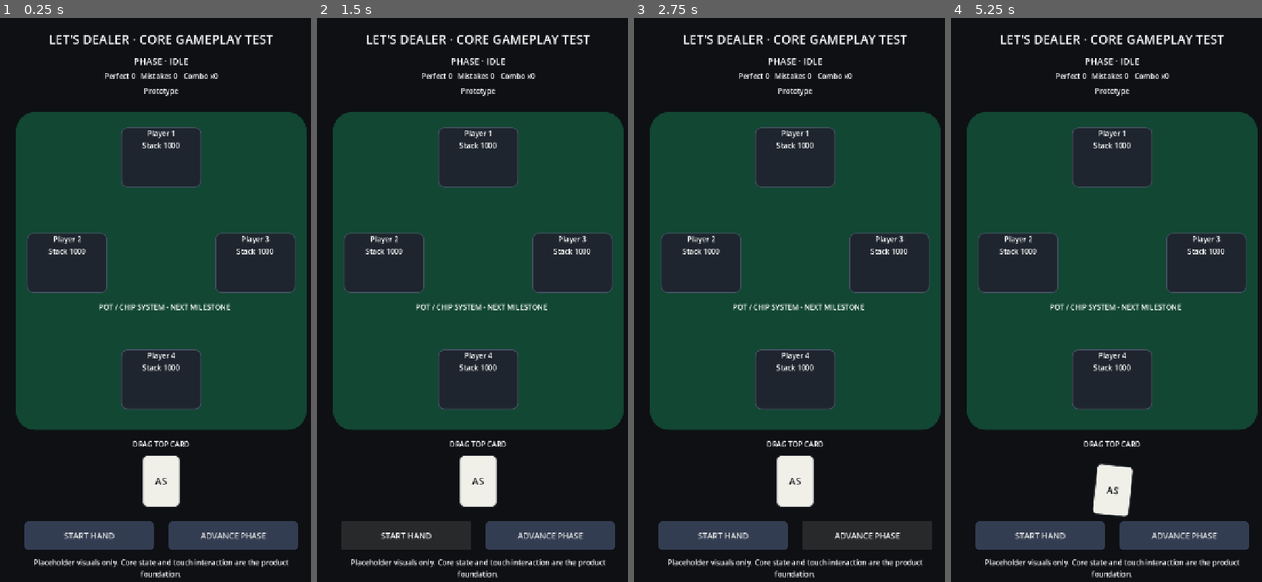
Above: before the commit, frames 1-4 (left to right).
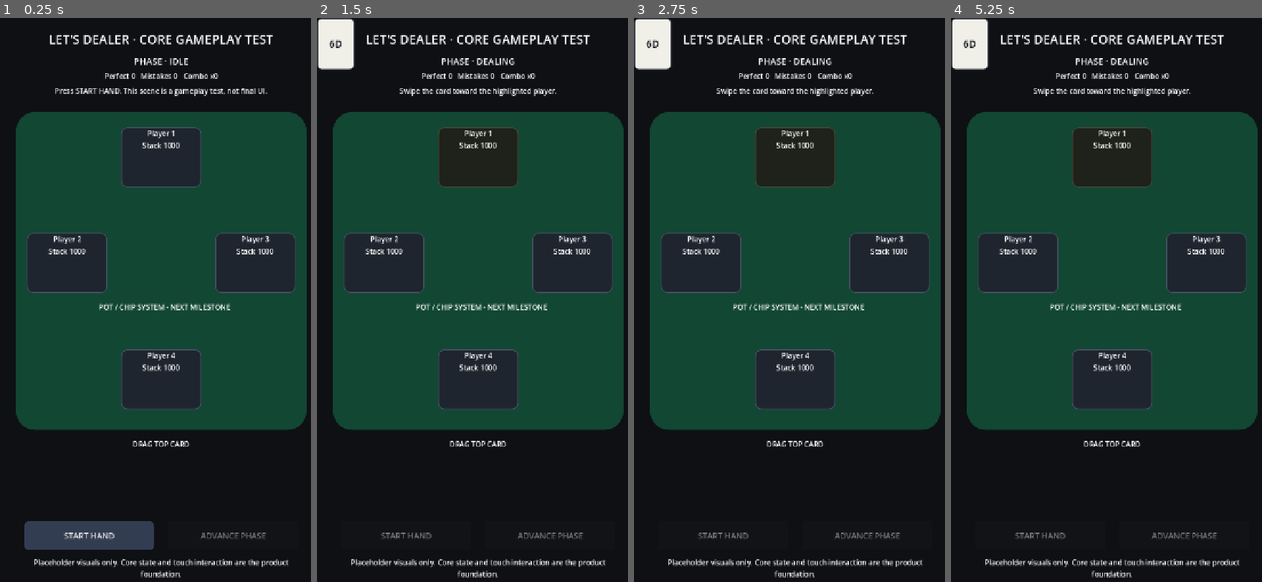
Above: after the commit, the same moments.

Repository: Queenrain9/lets-dealer
Game: Godot game, scene res://scenes/table_test.tscn
Two runs of this game, one before a commit and one after it. Both use one fixed random seed, a clock stepped at 60 frames per second and the inputs below.
Inputs (mouse positions are in pixels of both pictures, inside the frame that each line leads up to):
- Up to frame 1 (0.25 s): no input
- Up to frame 2 (1.5 s): click "START HAND" at 0.5 s; click (407, 536) at 1.25 s, where only the run before the commit has a clickable "START HAND"
- Up to frame 3 (2.75 s): click (867, 536) at 2 s, where only the run before the commit has a clickable "ADVANCE PHASE"
- Up to frame 4 (5.25 s): click (1184, 536) at 2.75 s, where only the run before the commit has a clickable "ADVANCE PHASE"; click (1041, 536) at 3.5 s, where only the run before the commit has a clickable "START HAND"; click (1184, 536) at 4.25 s, where only the run before the commit has a clickable "ADVANCE PHASE"; tap Enter at 5 s; drag from (1112, 480) to (1143, 175) at 5.02 s

The runs differ from the first frame. In frame 1, 3.7% of the frame differs, in the area x 17-96%, y 12-95%; in frame 2, 5.3%; in frame 3, 5.3%; in frame 4, 7.2%, in the area x 0-96%, y 0-95%.
Error before the commit: Invalid access to property or key 'drag_moved' on a base object of type 'PanelContainer (DraggableCard)'. (res://scripts/gameplay/table_test.gd:38)
Error after the commit: Cannot call method 'get_children' on a null value. (res://scripts/gameplay/table_test.gd:220)

Commit message:
feat: deal cards by directional swipe and snap

Diff:
--- a/scripts/gameplay/table_test.gd
+++ b/scripts/gameplay/table_test.gd
@@ -1,4 +1,7 @@
 extends Control
+
+const MIN_SWIPE_DISTANCE: float = 42.0
+const MIN_DIRECTION_SCORE: float = 0.35
 
 @onready var phase_label: Label = $PhaseLabel
 @onready var stats_label: Label = $StatsLabel
@@ -10,9 +13,11 @@
 
 var game: DealerGameState = DealerGameState.new()
 var seat_views: Array[SeatView] = []
+var card_zone_panels: Array[Control] = []
+var card_rows: Array[HBoxContainer] = []
 
 func _ready() -> void:
-	var table_config := load("res://data/table_configs/prototype_table.tres") as TableConfig
+	var table_config: TableConfig = load("res://data/table_configs/prototype_table.tres") as TableConfig
 	if table_config == null:
 		push_error("Could not load prototype table configuration.")
 		return
@@ -26,8 +31,22 @@
 		$TableSurface/Seat3,
 	]
 
+	card_zone_panels = [
+		$TableSurface/CardZone0,
+		$TableSurface/CardZone1,
+		$TableSurface/CardZone2,
+		$TableSurface/CardZone3,
+	]
+
+	card_rows = [
+		$TableSurface/CardZone0/Cards,
+		$TableSurface/CardZone1/Cards,
+		$TableSurface/CardZone2/Cards,
+		$TableSurface/CardZone3/Cards,
+	]
+
 	for seat_view in seat_views:
-		var seat := game.table.get_seat(seat_view.seat_index)
+		var seat: PlayerSeat = game.table.get_seat(seat_view.seat_index)
 		seat_view.configure(seat.seat_index, seat.display_name, seat.stack)
 
 	game.phase_changed.connect(_on_phase_changed)
@@ -35,8 +54,7 @@
 	game.mistake_recorded.connect(_on_mistake_recorded)
 	game.hand_completed.connect(_on_hand_completed)
 
-	card_drag.drag_moved.connect(_on_card_drag_moved)
-	card_drag.drag_released.connect(_on_card_released)
+	card_drag.swipe_released.connect(_on_card_swipe_released)
 	start_hand_button.pressed.connect(_on_start_hand_pressed)
 	advance_button.pressed.connect(_on_advance_pressed)
 
@@ -48,7 +66,7 @@
 	_clear_hand_visuals()
 	game.start_hand()
 	_arm_next_card()
-	hint_label.text = "Drag the top card to the highlighted seat."
+	hint_label.text = "Swipe the card toward the highlighted player."
 	_refresh_ui()
 
 func _on_advance_pressed() -> void:
@@ -70,33 +88,103 @@
 		HandState.Phase.COMPLETE:
 			hint_label.text = "Hand complete. Start the next hand."
 
-func _on_card_drag_moved(pointer_position: Vector2) -> void:
-	for seat_view in seat_views:
-		seat_view.set_hovered(seat_view.get_drop_rect().has_point(pointer_position))
-
-func _on_card_released(pointer_position: Vector2) -> void:
-	var dropped_seat_index := -1
-
-	for seat_view in seat_views:
-		seat_view.set_hovered(false)
-		if seat_view.get_drop_rect().has_point(pointer_position):
-			dropped_seat_index = seat_view.seat_index
-
-	if dropped_seat_index < 0:
-		hint_label.text = "Drop the card on a player seat."
+func _on_card_swipe_released(start_position: Vector2, end_position: Vector2) -> void:
+	if game.table.hand.phase != HandState.Phase.DEALING:
+		card_drag.snap_home()
+		return
+
+	var swipe_delta: Vector2 = end_position - start_position
+	if swipe_delta.length() < MIN_SWIPE_DISTANCE:
+		card_drag.snap_home()
+		hint_label.text = "Use a short swipe toward the highlighted player."
+		return
+
+	var target_seat_index: int = _resolve_swipe_target(start_position, end_position)
+	if target_seat_index < 0:
+		card_drag.snap_home()
+		hint_label.text = "Swipe upward toward a player, then release."
+		return
+
+	var dealt: bool = game.try_deal_card_to_seat(target_seat_index)
+	if not dealt:
+		card_drag.snap_home()
+		_refresh_ui()
+		return
+
+	var seat: PlayerSeat = game.table.get_seat(target_seat_index)
+	var dealt_card_id: String = String(seat.hole_cards.back())
+
+	await _animate_card_to_zone(target_seat_index, dealt_card_id)
+
+	if game.table.hand.phase == HandState.Phase.DEALING:
+		hint_label.text = "Good. Swipe the next card toward the highlighted player."
 	else:
-		var dealt := game.try_deal_card_to_seat(dropped_seat_index)
-		if dealt:
-			var seat := game.table.get_seat(dropped_seat_index)
-			seat_views[dropped_seat_index].add_card(seat.hole_cards.back())
-			if game.table.hand.phase == HandState.Phase.DEALING:
-				hint_label.text = "Good. Continue dealing to the highlighted seat."
-			else:
-				hint_label.text = "Hole cards complete. Prototype betting phase is ready."
-
+		hint_label.text = "Hole cards complete. Prototype betting phase is ready."
+
+	_arm_next_card()
+	_refresh_ui()
+
+func _resolve_swipe_target(start_position: Vector2, end_position: Vector2) -> int:
+	var swipe_vector: Vector2 = end_position - start_position
+	if swipe_vector.length() < MIN_SWIPE_DISTANCE:
+		return -1
+
+	var swipe_direction: Vector2 = swipe_vector.normalized()
+	var best_index: int = -1
+	var best_score: float = -1.0
+
+	for index in range(card_zone_panels.size()):
+		var zone: Control = card_zone_panels[index]
+		var target_vector: Vector2 = zone.get_global_rect().get_center() - start_position
+		if target_vector.length_squared() <= 0.001:
+			continue
+
+		var score: float = swipe_direction.dot(target_vector.normalized())
+		if score > best_score:
+			best_score = score
+			best_index = index
+
+	if best_score < MIN_DIRECTION_SCORE:
+		return -1
+
+	return best_index
+
+func _animate_card_to_zone(seat_index: int, card_id: String) -> void:
+	var zone: Control = card_zone_panels[seat_index]
+	var target_center: Vector2 = zone.get_global_rect().get_center()
+	var target_position: Vector2 = target_center - (card_drag.size * 0.5)
+
+	card_drag.set_interaction_enabled(false)
+	await card_drag.fly_to(target_position, 0.15)
+	_add_card_to_zone(seat_index, card_id)
 	card_drag.snap_home()
-	_arm_next_card()
-	_refresh_ui()
+
+func _add_card_to_zone(seat_index: int, card_id: String) -> void:
+	var card_panel: PanelContainer = PanelContainer.new()
+	card_panel.custom_minimum_size = Vector2(44, 58)
+	card_panel.mouse_filter = Control.MOUSE_FILTER_IGNORE
+
+	var card_style: StyleBoxFlat = StyleBoxFlat.new()
+	card_style.bg_color = Color(0.94, 0.94, 0.91, 1.0)
+	card_style.border_width_left = 2
+	card_style.border_width_top = 2
+	card_style.border_width_right = 2
+	card_style.border_width_bottom = 2
+	card_style.border_color = Color(0.2, 0.22, 0.26, 1.0)
+	card_style.corner_radius_top_left = 7
+	card_style.corner_radius_top_right = 7
+	card_style.corner_radius_bottom_left = 7
+	card_style.corner_radius_bottom_right = 7
+	card_panel.add_theme_stylebox_override("panel", card_style)
+
+	var card_label: Label = Label.new()
+	card_label.text = card_id
+	card_label.horizontal_alignment = HORIZONTAL_ALIGNMENT_CENTER
+	card_label.vertical_alignment = VERTICAL_ALIGNMENT_CENTER
+	card_label.add_theme_color_override("font_color", Color(0.08, 0.09, 0.11, 1.0))
+	card_panel.add_child(card_label)
+
+	card_rows[seat_index].add_child(card_panel)
 
 func _on_phase_changed(_phase: int) -> void:
 	_refresh_ui()
@@ -127,6 +215,11 @@
 		seat_view.clear_cards()
 		seat_view.set_hovered(false)
 		seat_view.set_targeted(false)
+
+	for card_row in card_rows:
+		for child in card_row.get_children():
+			child.queue_free()
+
 	_clear_board()
 
 func _clear_board() -> void:
@@ -137,10 +230,10 @@
 	_clear_board()
 
 	for card_id in game.table.hand.board:
-		var card_panel := PanelContainer.new()
+		var card_panel: PanelContainer = PanelContainer.new()
 		card_panel.custom_minimum_size = Vector2(64, 84)
 
-		var card_label := Label.new()
+		var card_label: Label = Label.new()
 		card_label.text = card_id
 		card_label.horizontal_alignment = HORIZONTAL_ALIGNMENT_CENTER
 		card_label.vertical_alignment = VERTICAL_ALIGNMENT_CENTER
@@ -156,8 +249,8 @@
 		game.result.combo,
 	]
 
-	var phase := game.table.hand.phase
-	var can_start := phase == HandState.Phase.IDLE or phase == HandState.Phase.COMPLETE
+	var phase: HandState.Phase = game.table.hand.phase
+	var can_start: bool = phase == HandState.Phase.IDLE or phase == HandState.Phase.COMPLETE
 	start_hand_button.disabled = not can_start
 	start_hand_button.text = "NEXT HAND" if phase == HandState.Phase.COMPLETE else "START HAND"
 
